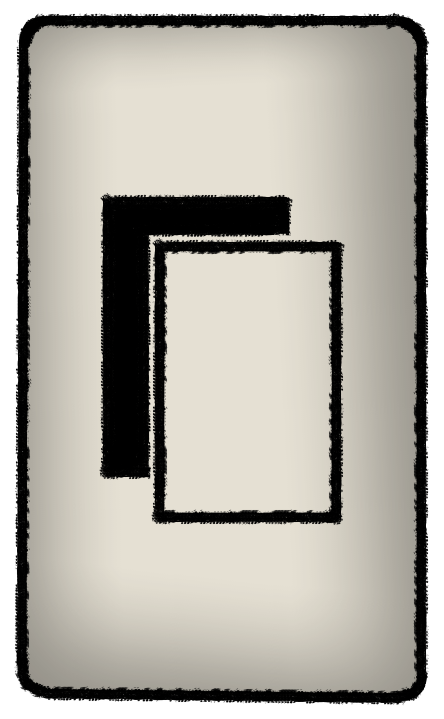
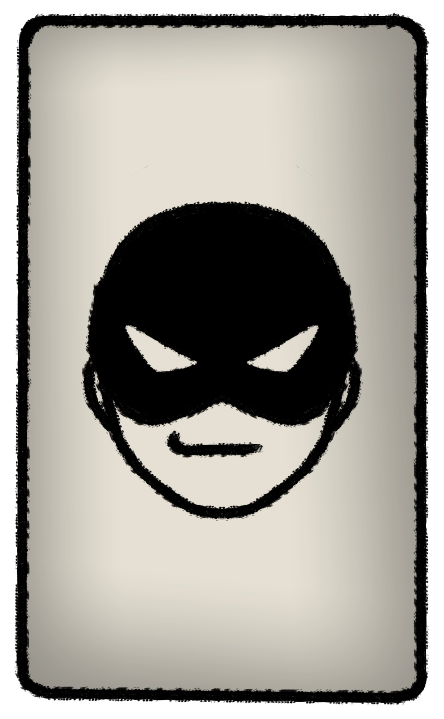
Revision of a layered 444×719 image; what changed, layer by layer:
added group "Roubar" with 1 layers above "Duplicar" over [left=81, top=165, right=363, bottom=525]
added layer "Pintar camada 10 Mescladas" (1st of 2, in "Roubar") in group "Roubar" over [left=81, top=165, right=363, bottom=525]
hid group "Duplicar" (1 layers) over [left=81, top=192, right=363, bottom=525]
painted on "Pintar camada 10 Mescladas" (2nd of 2, in "Duplicar") over [left=81, top=192, right=363, bottom=525]
painted on "preto" over [left=81, top=165, right=363, bottom=525]
painted on "Background" over [left=81, top=165, right=363, bottom=525]
